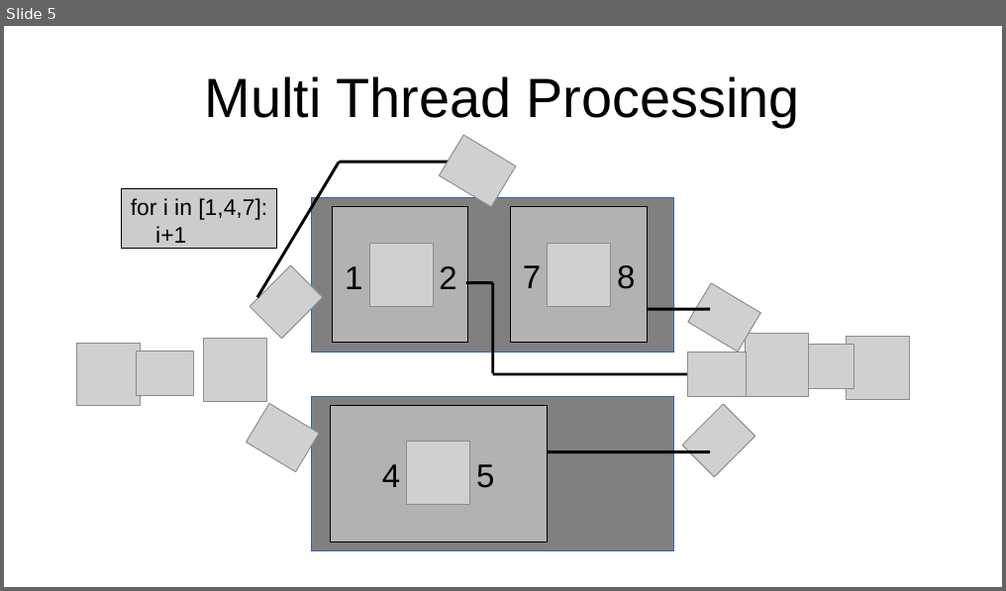
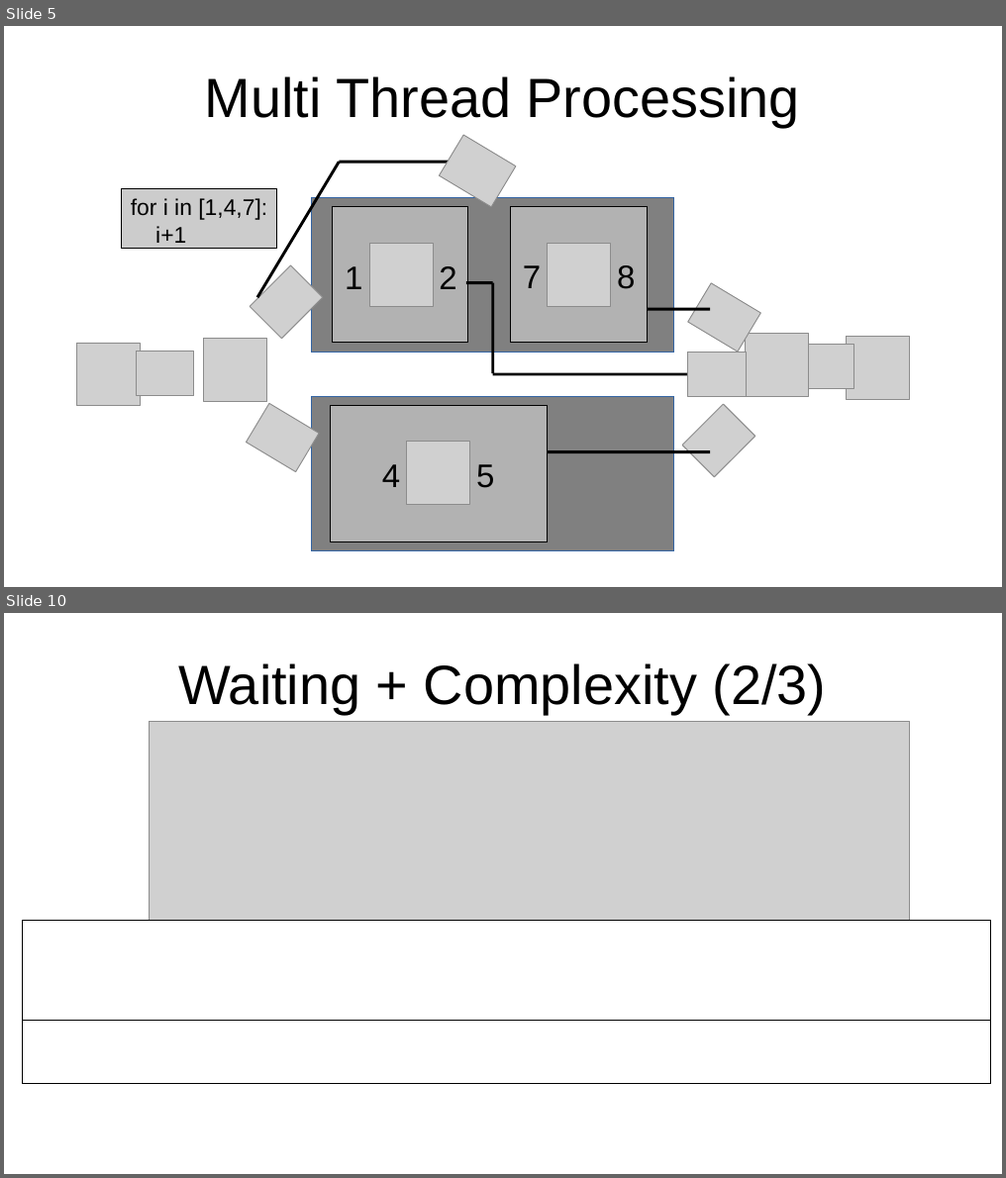
Before and after one commit to connor-makowski/pycelerator, a slide deck: pycelerator.odp. Shown one above the other, each under a label of ours: slide 5 before the commit, slides 5 and 10 after it; the slides between them are not shown. The pictures are 1006x591 and 1006x1178 pixels, drawn with LibreOffice and Linux fonts; fonts in the diff are those of the drawing; grey boxes stand for pictures. Boxes give left, top, right and bottom in pixels: in the first picture for what was removed or moved away, otherwise in the second. Text is boxed around its words. In the diff, an @@ line names an element or a change of style, - is before the commit and + after.

```diff
--- a/pycelerator.odp
+++ b/pycelerator.odp
@@ slide 10 added at bbox=[4, 613, 1002, 1174], background #FFFFFF @@
@@ title added at bbox=[178, 663, 827, 714], 44 pt, text #000000 @@
+Waiting + Complexity (2/3)
@@ picture added at bbox=[149, 722, 910, 1039] @@
@@ rectangle added at bbox=[22, 921, 991, 1021], fill #FFFFFF, outline #000000 0 pt @@
@@ rectangle added at bbox=[22, 1021, 991, 1084], fill #FFFFFF, outline #000000 0 pt @@
```
Also in this commit, not shown: 1 slide changed, 12 other slides added, 2 slides removed, 5 other files.
